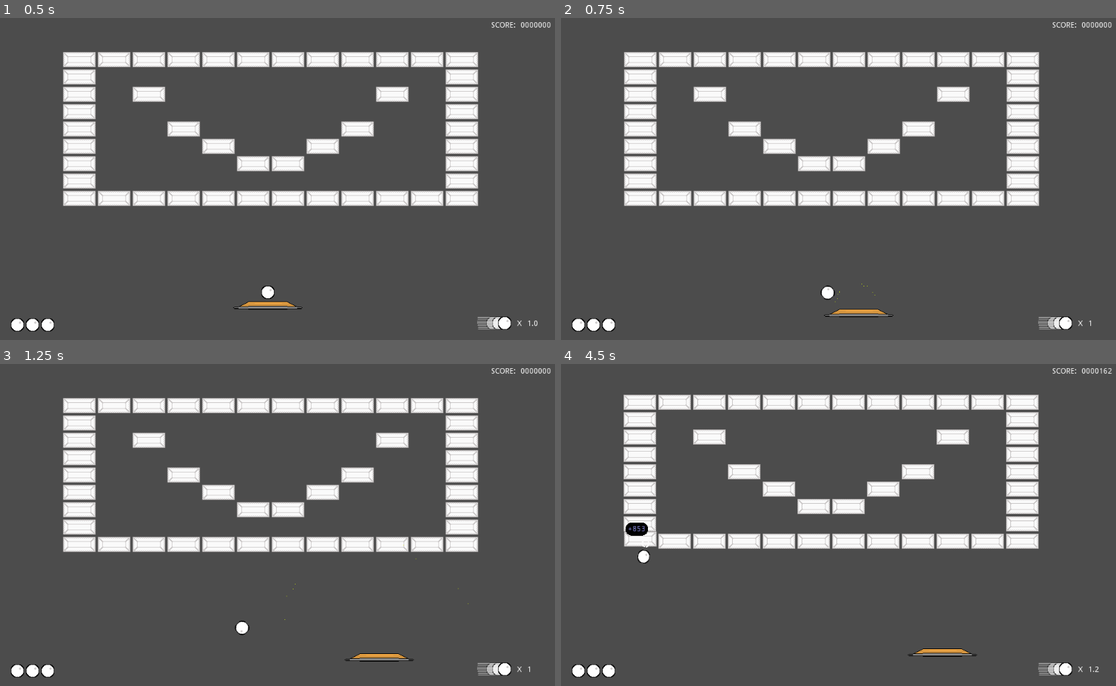
Above: before the commit, frames 1-4 (two rows, left to right).
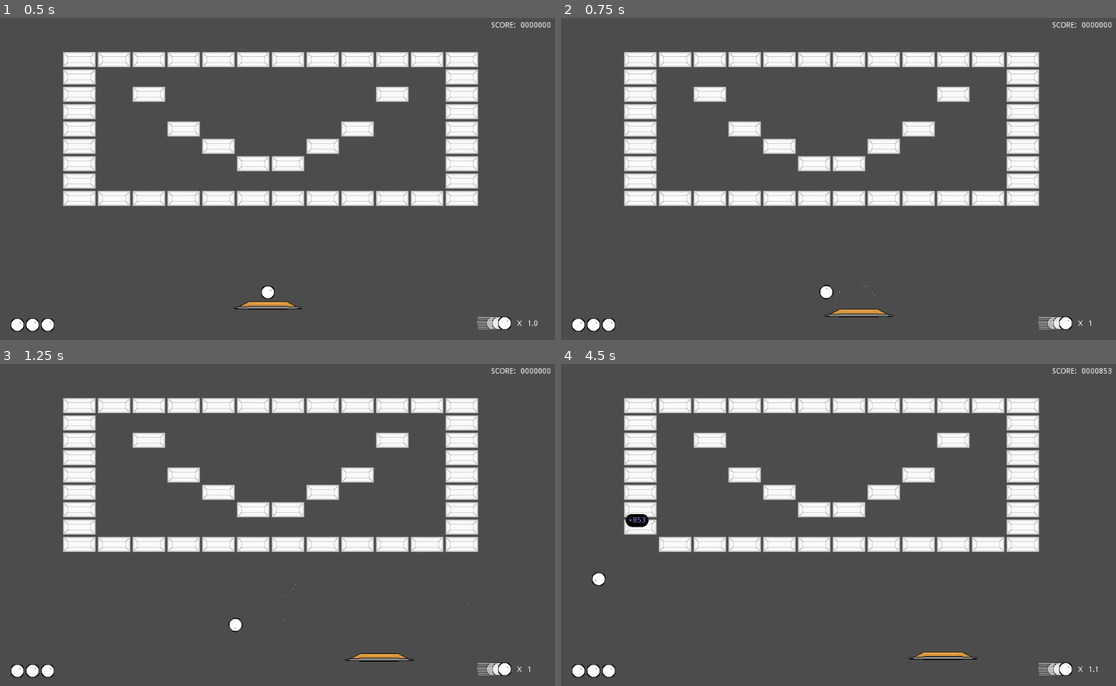
Above: after the commit, the same moments.

Repository: Anatolij-Grigorjev/Breakout4Godot
Game: Godot game, scene res://BreakoutGame.tscn
The game is run twice, just before and just after one commit, with the same random seed, the same clock (stepped at 60 frames per second) and the same inputs.
Inputs (mouse positions are in pixels of both pictures, inside the frame that each line leads up to):
- Up to frame 1 (0.5 s): no input
- Up to frame 2 (0.75 s): tap Enter (ui_accept) at 0.5 s; move the mouse to (960, 159) at 0.52 s; hold Right (ui_right) from 0.53 s (still down); tap Alt at 0.6 s; click (960, 159) at 0.67 s
- Up to frame 3 (1.25 s): keep holding Right (ui_right); tap Enter (ui_accept) at 0.77 s
- Up to frame 4 (4.5 s): release Right (ui_right) at 1.25 s; drag from (727, 541) to (810, 589) at 1.27 s; move the mouse to (894, 450) at 2.02 s; hold Right (ui_right) 2.03-2.75 s; tap Shift at 2.1 s; drag from (810, 589) to (672, 473) at 2.77 s; move the mouse to (1005, 573) at 3.52 s; hold Left (ui_left) 3.53-4.25 s; tap Ctrl at 3.6 s; tap Enter (ui_accept) at 3.77 s; drag from (672, 473) to (755, 441) at 4.27 s

Frame 1 is identical in both runs. In frame 2, less than 0.1% of the frame differs, in the area x 46-50%, y 82-88%; in frame 3, 0.1%; in frame 4, 9.9%, in the area x 5-100%, y 1-96%.

Commit message:
change speed ranges

Diff:
--- a/game/ball/Ball.gd
+++ b/game/ball/Ball.gd
@@ -6,10 +6,10 @@
 onready var anim: AnimationPlayer = $AnimationPlayer
 onready var sprite: Sprite = $Sprite
 
-export(float) var bounceSpeedupCoef: float = 1.2
-export(float) var maxSpeedCoef: float = 5.0
+export(float) var bounceSpeedupCoef: float = 1.1
+export(float) var maxSpeedCoef: float = 3.0
 
-export(float) var baseSpeed: float = 99
+export(float) var baseSpeed: float = 120
 export(float) var baseSpinDegrees: float = 360.0
 export(Vector2) var direction := Vector2.LEFT
 
